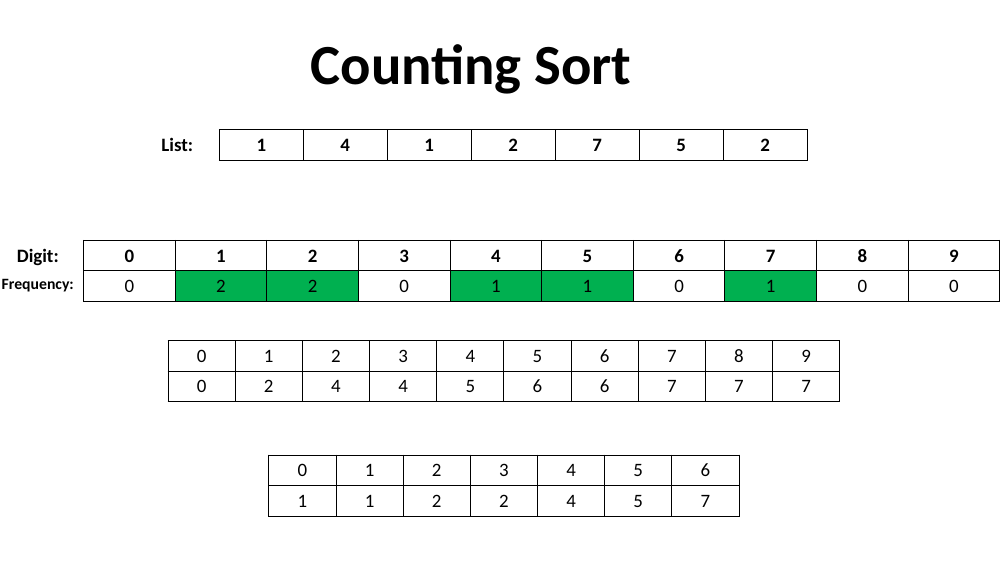
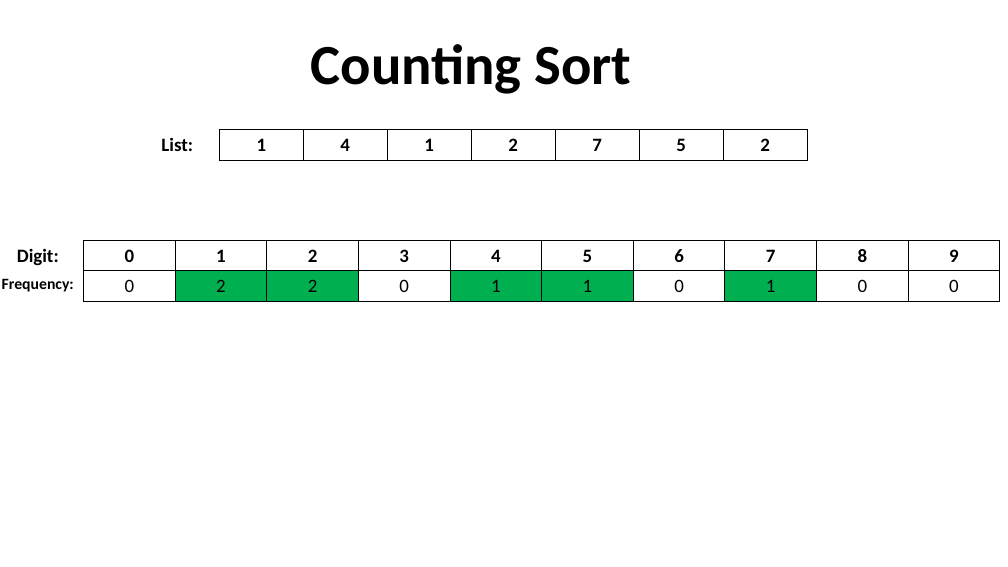
Before and after one commit to robitussin/CCDATRCL, a slide deck: slide 3 of 5 - Sorting Algorithms/Counting Sort.pptx. Drawn at 1008x567 pixels with LibreOffice and Linux fonts; fonts in the diff are those of the drawing; background and template pictures are left out. Boxes give left, top, right and bottom in pixels: in the first picture for what was removed or moved away, otherwise in the second. Text is boxed around its words. In the diff, an @@ line names an element or a change of style, - is before the commit and + after.

Commit message:
added counting sort

```diff
--- a/5 - Sorting Algorithms/Counting Sort.pptx
+++ b/5 - Sorting Algorithms/Counting Sort.pptx
@@ table removed at [168,340,841,402], 2 rows, 10 columns @@
-0 | 1 | 2 | 3 | 4 | 5 | 6 | 7 | 8 | 9
-0 | 2 | 4 | 4 | 5 | 6 | 6 | 7 | 7 | 7
@@ table removed at [269,455,740,516], 2 rows, 7 columns @@
-0 | 1 | 2 | 3 | 4 | 5 | 6
-1 | 1 | 2 | 2 | 4 | 5 | 7
```
Also in this commit, not shown: 2 other slides changed, 1 slide added, 1 other file.
